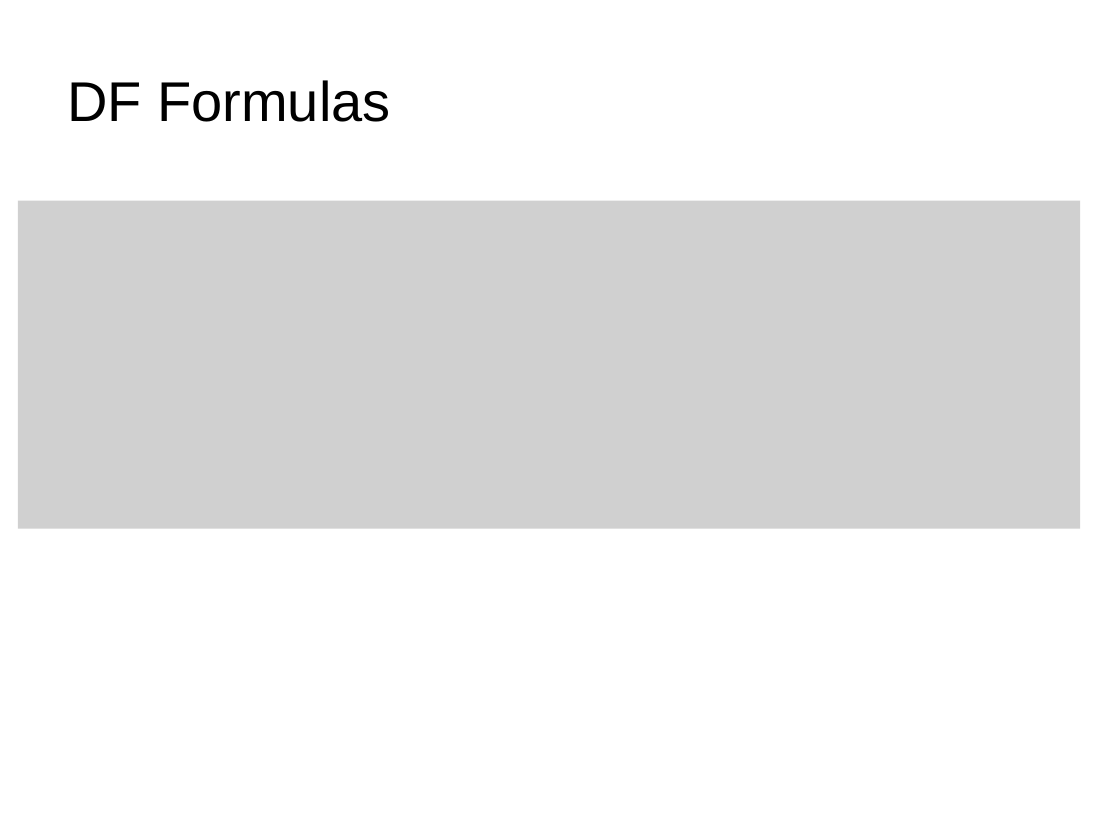
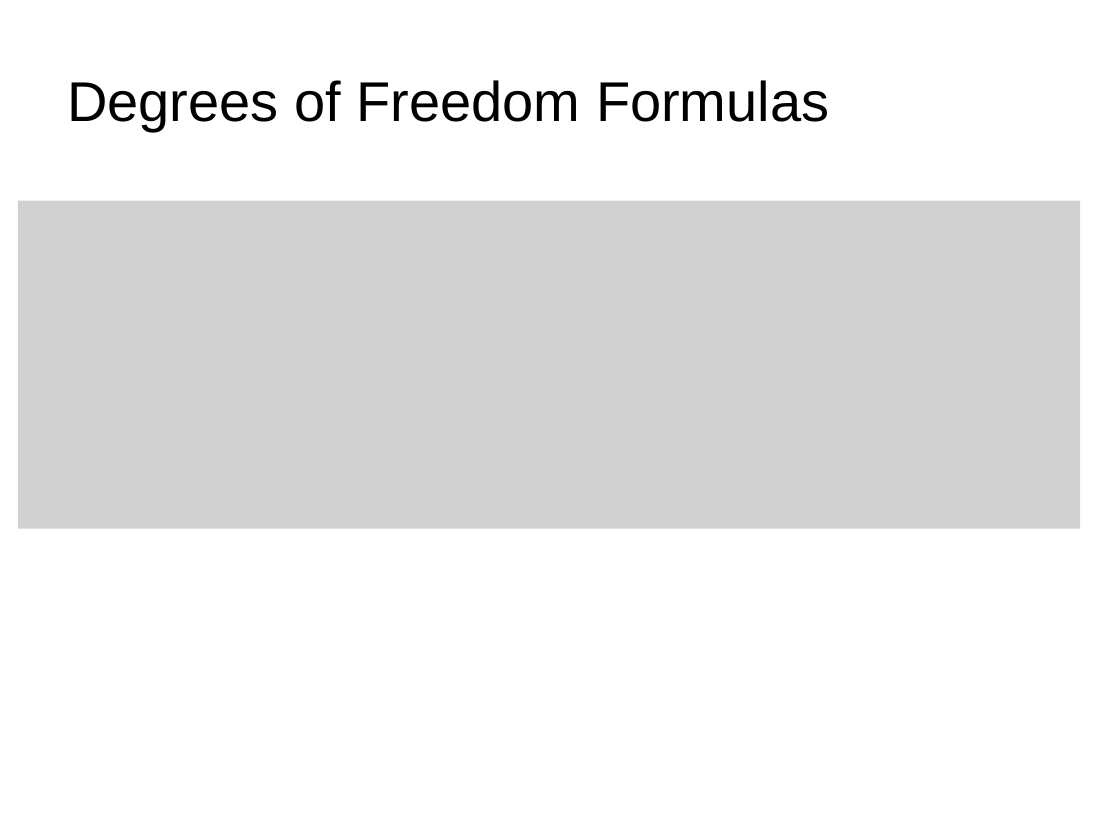
Before and after one commit to npm27/Teaching-Materials, a slide deck: slide 22 of Stats/Slides/5 Chapter 12 Slides.pptx (slide 20 before the commit). Drawn at 1120x840 pixels with LibreOffice and Linux fonts; fonts in the diff are those of the drawing; grey boxes stand for pictures. Boxes give left, top, right and bottom in pixels: in the first picture for what was removed or moved away, otherwise in the second. Text is boxed around its words. In the diff, an @@ line names an element or a change of style, - is before the commit and + after.

```diff
--- a/Stats/Slides/5 Chapter 12 Slides.pptx
+++ b/Stats/Slides/5 Chapter 12 Slides.pptx
@@ title at bbox=[67, 80, 829, 131]: text changed @@
-DF Formulas
+Degrees of Freedom Formulas
```
Also in this commit, not shown: 20 other slides changed, 3 slides added.
